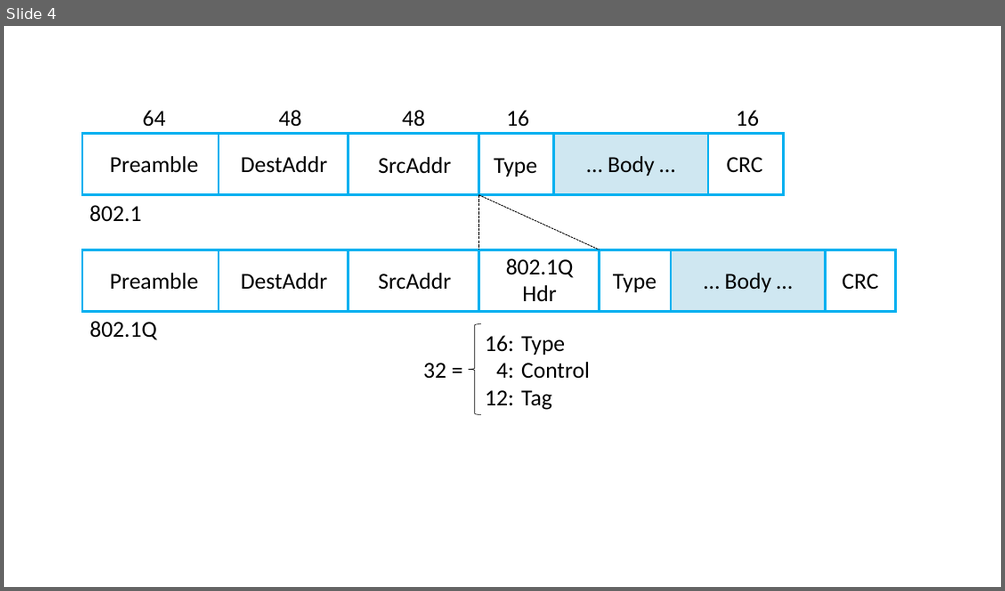
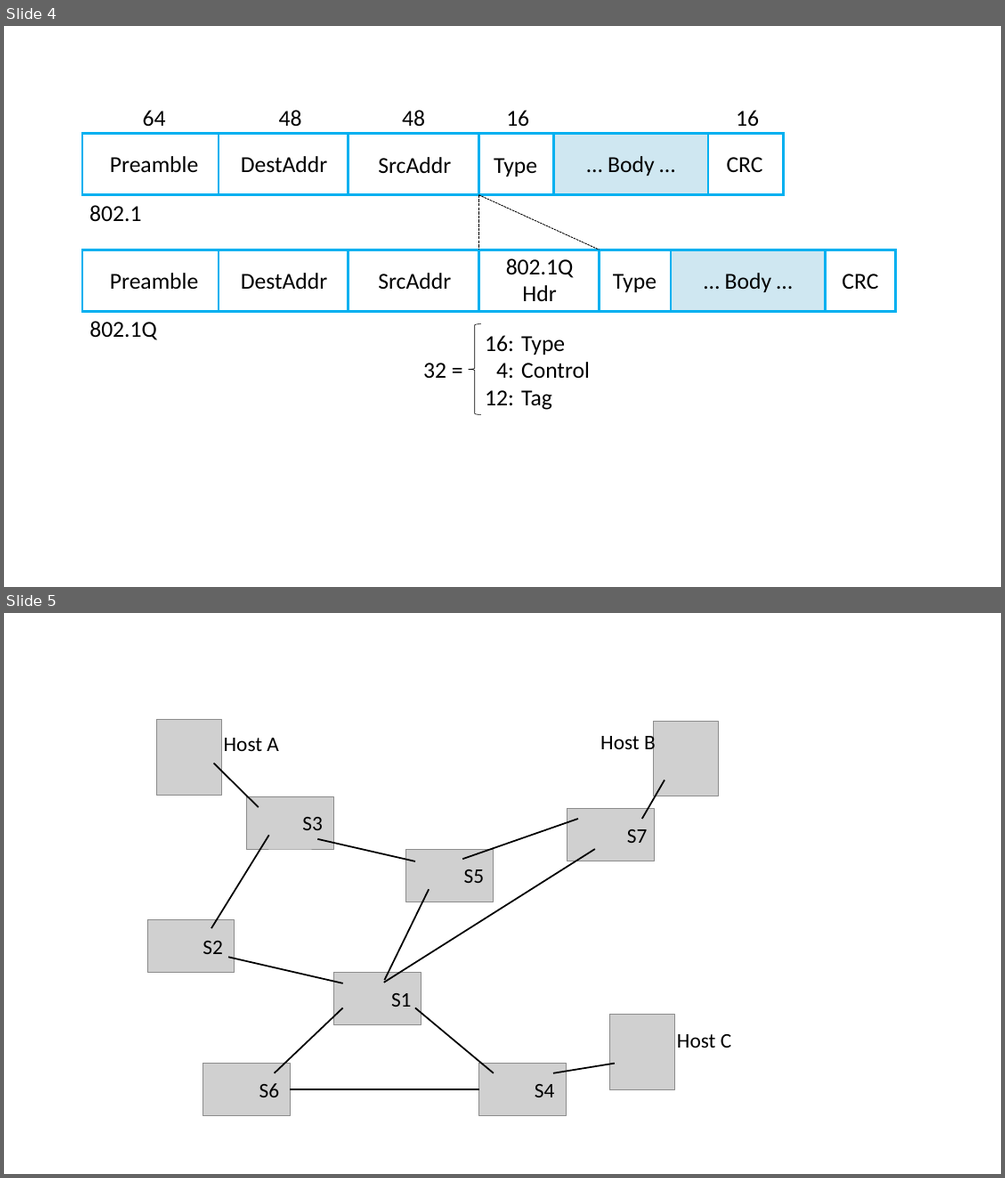
Before and after one commit to llpeterson/internetworking, a slide deck: figures/impl.pptx. Shown one above the other, each under a label of ours: slide 4 before the commit, slides 4 and 5 after it. The pictures are 1005x591 and 1005x1178 pixels, drawn with LibreOffice and Linux fonts; fonts in the diff are those of the drawing; grey boxes stand for pictures. Boxes give left, top, right and bottom in pixels: in the first picture for what was removed or moved away, otherwise in the second. Text is boxed around its words. In the diff, an @@ line names an element or a change of style, - is before the commit and + after.

```diff
--- a/figures/impl.pptx
+++ b/figures/impl.pptx
@@ slide 5 added at [4,613,1001,1174], background #FFFFFF @@
@@ picture added at [156,720,222,795] @@
@@ text added at [224,738,278,751], 20 pt, text #000000 @@
+Host A
@@ text added at [600,732,655,755], 20 pt, text #000000 @@
+Host B
@@ picture added at [653,721,718,796] @@
@@ line added from (213, 763) to (259, 807), #000000 1.5 pt @@
@@ picture added at [246,796,334,849] @@
@@ line added from (642, 819) to (664, 779), #000000 1.5 pt @@
@@ text added at [302,817,323,830], 20 pt, text #000000 @@
+S3
@@ line added from (462, 859) to (578, 819), #000000 1.5 pt @@
@@ picture added at [567,809,655,861] @@
@@ line added from (268, 835) to (211, 929), #000000 1.5 pt @@
@@ line added from (317, 839) to (415, 861), #000000 1.5 pt @@
@@ line added from (384, 982) to (595, 850), #000000 1.5 pt @@
@@ picture added at [406,850,494,901] @@
@@ text added at [627,829,647,843], 20 pt, text #000000 @@
+S7
@@ text added at [464,869,485,883], 20 pt, text #000000 @@
+S5
@@ line added from (385, 981) to (429, 889), #000000 1.5 pt @@
@@ picture added at [147,919,235,972] @@
@@ text added at [202,941,223,954], 20 pt, text #000000 @@
+S2
@@ line added from (228, 957) to (343, 983), #000000 1.5 pt @@
@@ picture added at [334,973,421,1025] @@
@@ line added from (274, 1073) to (343, 1008), #000000 1.5 pt @@
@@ text added at [391,993,412,1006], 20 pt, text #000000 @@
+S1
@@ line added from (415, 1008) to (494, 1073), #000000 1.5 pt @@
@@ picture added at [610,1013,675,1089] @@
@@ text added at [677,1034,731,1047], 20 pt, text #000000 @@
+Host C
@@ picture added at [202,1063,291,1116] @@
@@ picture added at [479,1063,566,1116] @@
@@ line added from (554, 1073) to (615, 1063), #000000 1.5 pt @@
@@ text added at [259,1083,280,1097], 20 pt, text #000000 @@
+S6
@@ line added from (291, 1089) to (479, 1089), #000000 1.5 pt @@
@@ text added at [534,1084,555,1097], 20 pt, text #000000 @@
+S4
```
Also in this commit, not shown: 2 other slides added, 4 other files.
